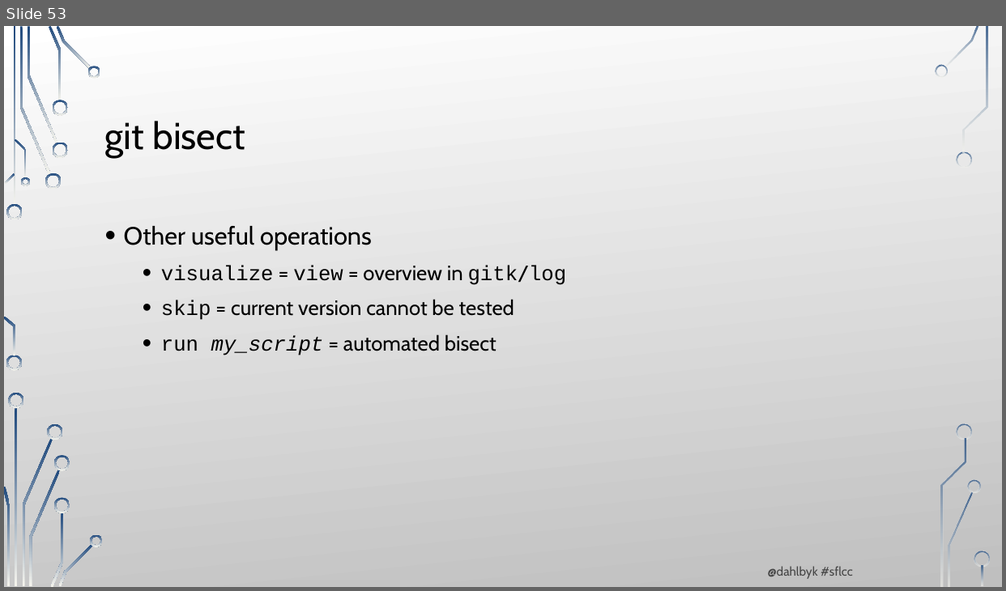
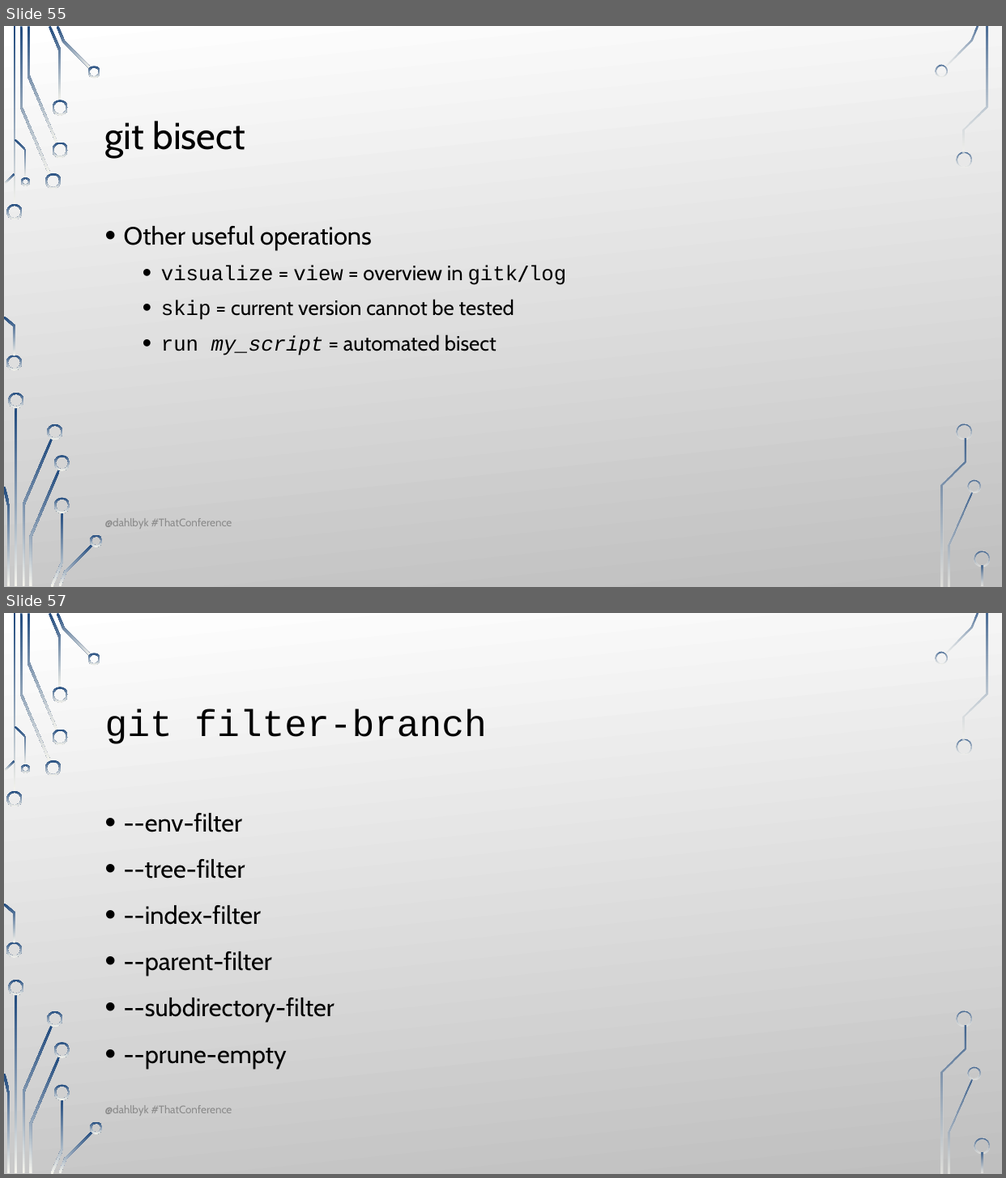
Before and after one commit to dahlbyk/Presentations, a slide deck: UnderstandingGit2/Slides.pptx. Shown one above the other, each under a label of ours: slide 53 before the commit, slides 55 and 57 after it; the slides between them are not shown. The pictures are 1006x591 and 1006x1178 pixels, drawn with LibreOffice and Linux fonts; fonts in the diff are those of the drawing; background and template pictures are left out. Boxes give left, top, right and bottom in pixels: in the first picture for what was removed or moved away, otherwise in the second. Text is boxed around its words. In the diff, an @@ line names an element or a change of style, - is before the commit and + after.

```diff
--- a/UnderstandingGit2/Slides.pptx
+++ b/UnderstandingGit2/Slides.pptx
@@ slide 57 added at box(4, 613, 1002, 1174), background picture (left out); not listed: 36 template elements that a slide beside it also shows @@
@@ title added at box(105, 709, 486, 744), 36 pt, text #000000 @@
+git filter-branch
@@ text added at box(124, 813, 334, 1068), 24 pt, text #000000 @@
+• --env-filter
+• --tree-filter
+• --index-filter
+• --parent-filter
+• --subdirectory-filter
+• --prune-empty
@@ text added at box(105, 1105, 232, 1116), 10.5 pt, text #8C8C8C @@
+@dahlbyk #ThatConference
@@ what was slide 53 is now slide 55 @@
@@ slide 55 changed as well @@
@@ text added at box(105, 518, 232, 529), 10.5 pt, text #8C8C8C @@
+@dahlbyk #ThatConference
@@ text removed at box(768, 566, 853, 579) @@
-@dahlbyk #sflcc
```
Also in this commit, not shown: 33 other slides changed, 6 other slides added, 1 slide removed.
